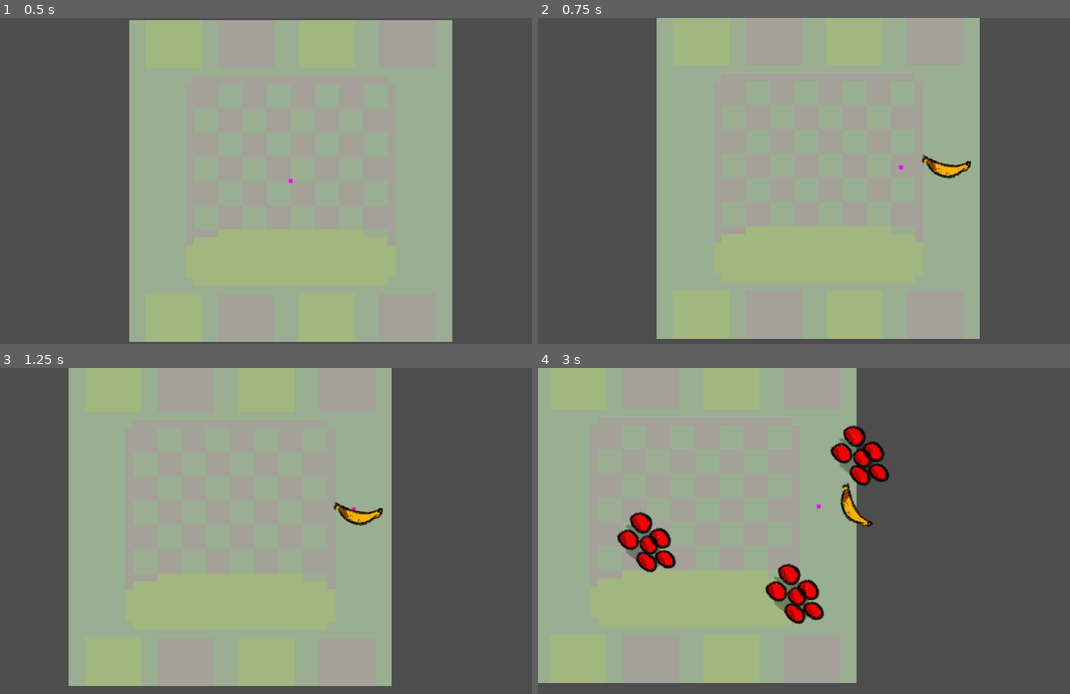
Above: before the commit, frames 1-4 (two rows, left to right).
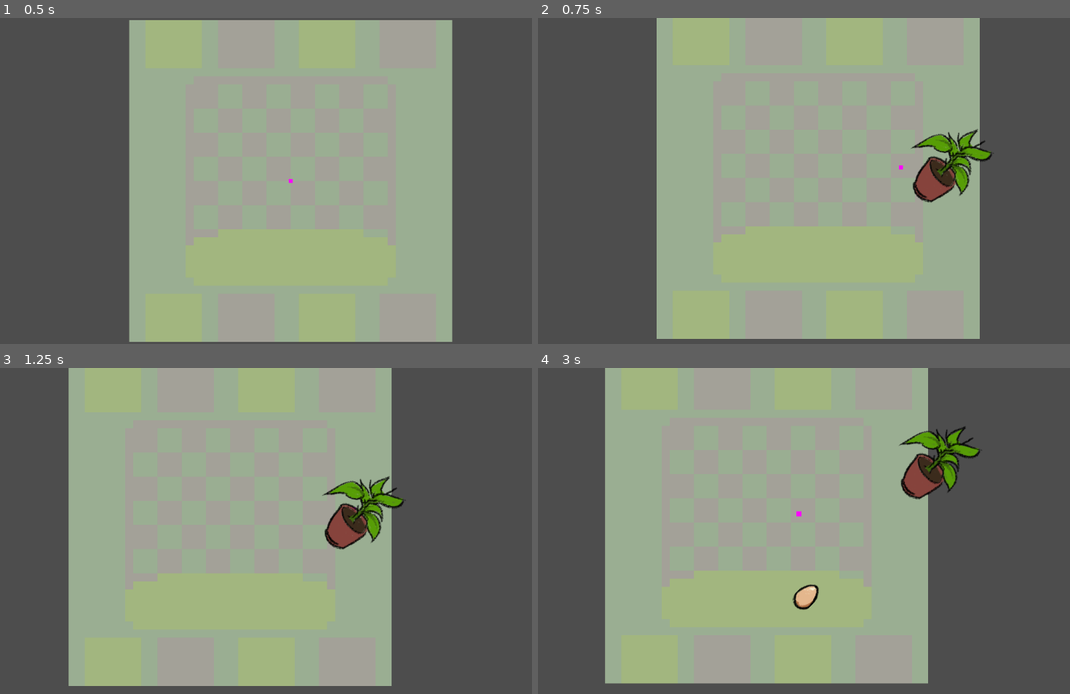
Above: after the commit, the same moments.

Repository: sixrobin/GMTK2024
Game: Godot game, scene res://game.tscn
The game is run twice, just before and just after one commit, with the same random seed, the same clock (stepped at 60 frames per second) and the same inputs.
Inputs (mouse positions are in pixels of both pictures, inside the frame that each line leads up to):
- Up to frame 1 (0.5 s): no input
- Up to frame 2 (0.75 s): tap Enter at 0.5 s; move the mouse to (958, 164) at 0.52 s; hold Space (SpawnObject) from 0.53 s (still down)
- Up to frame 3 (1.25 s): keep holding Space (SpawnObject)
- Up to frame 4 (3 s): move the mouse to (713, 547) at 1.27 s; release Space (SpawnObject) at 1.28 s; tap Space (SpawnObject) at 1.35, 2.85 s; move the mouse to (889, 459) at 2.02 s; hold Space (SpawnObject) 2.03-2.78 s; move the mouse to (798, 596) at 2.77 s

Frame 1 is identical in both runs. In frame 2, 1.8% of the frame differs, in the area x 70-86%, y 34-57%; in frame 3, 1.8%; in frame 4, 38%, in the area x 0-84%, y 0-97%.

Commit message:
Added egg, fish and plant objects

Diff:
--- a/game.tscn
+++ b/game.tscn
@@ -6,7 +6,10 @@
 [ext_resource type="Script" path="res://scripts/objects/objectSpawner.gd" id="4_g34v0"]
 [ext_resource type="PackedScene" uid="uid://bpkjl0jejj4r0" path="res://prefabs/objects/banana.tscn" id="5_uvkc5"]
 [ext_resource type="PackedScene" uid="uid://b5yorlh5s1xfc" path="res://prefabs/objects/tomato.tscn" id="6_hnsuf"]
+[ext_resource type="PackedScene" uid="uid://c5w20knbajgvs" path="res://prefabs/objects/foods/egg.tscn" id="7_ldkag"]
 [ext_resource type="Texture2D" uid="uid://dyqctmqods5dr" path="res://textures/tamagotchi/Tamagotchi_Background.png" id="7_uu4n0"]
+[ext_resource type="PackedScene" uid="uid://c8d8hvhsmtjkj" path="res://prefabs/objects/foods/fish.tscn" id="8_kajkh"]
+[ext_resource type="PackedScene" uid="uid://bogsjx7shaanv" path="res://prefabs/objects/foods/plantes.tscn" id="9_knke4"]
 
 [node name="Game" type="Node2D"]
 
@@ -18,7 +21,7 @@
 
 [node name="ObjectSpawner" type="Node2D" parent="."]
 script = ExtResource("4_g34v0")
-OBJECT_PREFABS = Array[PackedScene]([ExtResource("5_uvkc5"), ExtResource("6_hnsuf")])
+OBJECT_PREFABS = Array[PackedScene]([ExtResource("5_uvkc5"), ExtResource("6_hnsuf"), ExtResource("7_ldkag"), ExtResource("8_kajkh"), ExtResource("9_knke4")])
 
 [node name="TamagotchiBackground" type="Sprite2D" parent="."]
 z_index = -1
--- /dev/null
+++ b/prefabs/objects/foods/egg.tscn
@@ -0,0 +1,32 @@
+[gd_scene load_steps=5 format=3 uid="uid://c5w20knbajgvs"]
+
+[ext_resource type="Script" path="res://scripts/objects/objectOfInterest.gd" id="1_lbwer"]
+[ext_resource type="Texture2D" uid="uid://cth7oaq5g1xgb" path="res://textures/environment/Egg.png" id="2_dd1uc"]
+
+[sub_resource type="RectangleShape2D" id="RectangleShape2D_kfbe5"]
+size = Vector2(6, 6)
+
+[sub_resource type="CircleShape2D" id="CircleShape2D_702al"]
+radius = 5.0
+
+[node name="Object" type="RigidBody2D"]
+script = ExtResource("1_lbwer")
+interact_duration = 1.0
+disabled_during_interaction = true
+scale_factor = 1.2
+
+[node name="Sprite2D" type="Sprite2D" parent="."]
+position = Vector2(-1.19209e-07, 0)
+rotation = 0.785398
+texture = ExtResource("2_dd1uc")
+
+[node name="CollisionShape2D" type="CollisionShape2D" parent="."]
+rotation = 0.785398
+shape = SubResource("RectangleShape2D_kfbe5")
+
+[node name="Area2D" type="Area2D" parent="."]
+
+[node name="CollisionShape2D" type="CollisionShape2D" parent="Area2D"]
+shape = SubResource("CircleShape2D_702al")
+
+[connection signal="body_entered" from="Area2D" to="." method="_on_area_2d_body_entered"]
--- /dev/null
+++ b/prefabs/objects/foods/fish.tscn
@@ -0,0 +1,32 @@
+[gd_scene load_steps=5 format=3 uid="uid://c8d8hvhsmtjkj"]
+
+[ext_resource type="Script" path="res://scripts/objects/objectOfInterest.gd" id="1_w8jxp"]
+[ext_resource type="Texture2D" uid="uid://cwqbud0tkclv3" path="res://textures/environment/Fish_01.png" id="2_rojrc"]
+
+[sub_resource type="RectangleShape2D" id="RectangleShape2D_kfbe5"]
+size = Vector2(6, 6)
+
+[sub_resource type="CircleShape2D" id="CircleShape2D_702al"]
+radius = 5.0
+
+[node name="Object" type="RigidBody2D"]
+script = ExtResource("1_w8jxp")
+interact_duration = 1.0
+disabled_during_interaction = true
+scale_factor = 1.2
+
+[node name="Sprite2D" type="Sprite2D" parent="."]
+position = Vector2(-1.19209e-07, 0)
+rotation = 0.785398
+texture = ExtResource("2_rojrc")
+
+[node name="CollisionShape2D" type="CollisionShape2D" parent="."]
+rotation = 0.785398
+shape = SubResource("RectangleShape2D_kfbe5")
+
+[node name="Area2D" type="Area2D" parent="."]
+
+[node name="CollisionShape2D" type="CollisionShape2D" parent="Area2D"]
+shape = SubResource("CircleShape2D_702al")
+
+[connection signal="body_entered" from="Area2D" to="." method="_on_area_2d_body_entered"]
--- /dev/null
+++ b/prefabs/objects/foods/plantes.tscn
@@ -0,0 +1,32 @@
+[gd_scene load_steps=5 format=3 uid="uid://bogsjx7shaanv"]
+
+[ext_resource type="Script" path="res://scripts/objects/objectOfInterest.gd" id="1_2dc0o"]
+[ext_resource type="Texture2D" uid="uid://cmqfp2i0w22f7" path="res://textures/environment/Plant.png" id="2_o323p"]
+
+[sub_resource type="RectangleShape2D" id="RectangleShape2D_kfbe5"]
+size = Vector2(6, 6)
+
+[sub_resource type="CircleShape2D" id="CircleShape2D_702al"]
+radius = 5.0
+
+[node name="Object" type="RigidBody2D"]
+script = ExtResource("1_2dc0o")
+interact_duration = 1.0
+disabled_during_interaction = true
+scale_factor = 1.2
+
+[node name="Sprite2D" type="Sprite2D" parent="."]
+position = Vector2(-1.19209e-07, 0)
+rotation = 0.785398
+texture = ExtResource("2_o323p")
+
+[node name="CollisionShape2D" type="CollisionShape2D" parent="."]
+rotation = 0.785398
+shape = SubResource("RectangleShape2D_kfbe5")
+
+[node name="Area2D" type="Area2D" parent="."]
+
+[node name="CollisionShape2D" type="CollisionShape2D" parent="Area2D"]
+shape = SubResource("CircleShape2D_702al")
+
+[connection signal="body_entered" from="Area2D" to="." method="_on_area_2d_body_entered"]
Not shown: 1 places in game.tscn that only renumber resources
